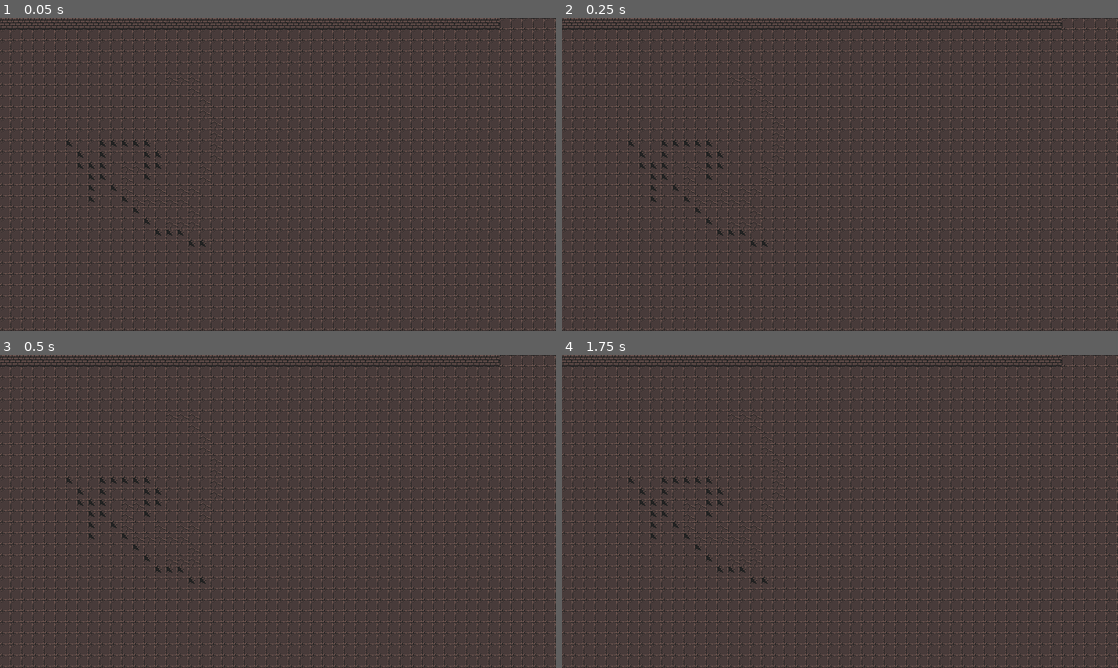
Above: before the commit, frames 1-4 (two rows, left to right).
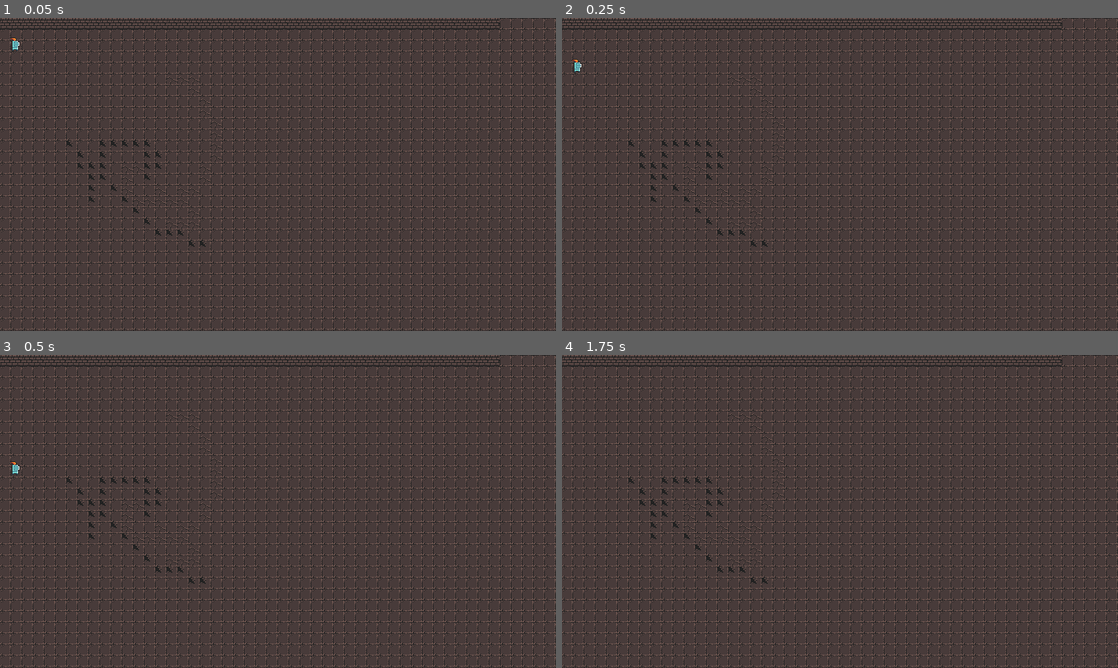
Above: after the commit, the same moments.

Repository: baieteala/simulare
Game: Godot game, scene res://Game.tscn
The game is run twice, just before and just after one commit, with the same random seed, the same clock (stepped at 60 frames per second) and the same inputs.
Inputs:
- Up to frame 1 (0.05 s): no input
- Up to frame 2 (0.25 s): no input
- Up to frame 3 (0.5 s): no input
- Up to frame 4 (1.75 s): tap Enter (ui_accept) at 0.5, 0.6, 0.77, 1.07, 1.25, 1.35, 1.52 s; hold Right (ui_right) from 0.53 s (still down)

The runs differ from the first frame. In frame 1, less than 0.1% of the frame differs, in the area x 1-4%, y 6-11%; in frame 2, less than 0.1%; in frame 3, less than 0.1%, in the area x 1-4%, y 34-39%; in frame 4, nothing differs.

Commit message:
first commit

Diff:
--- a/proiect-simulare/Game.tscn
+++ b/proiect-simulare/Game.tscn
@@ -1,6 +1,7 @@
-[gd_scene load_steps=11 format=3 uid="uid://d2a41nqkxmcw7"]
+[gd_scene load_steps=12 format=3 uid="uid://d2a41nqkxmcw7"]
 
 [ext_resource type="Texture2D" uid="uid://de7q2a2jktl6y" path="res://art/tiles_simulare/0x72_DungeonTilesetII_v1.7.png" id="1"]
+[ext_resource type="PackedScene" uid="uid://da3ystiu2x8d6" path="res://scenes/player.tscn" id="2_qb02i"]
 
 [sub_resource type="TileSetAtlasSource" id="TileSetAtlasSource_462ku"]
 texture = ExtResource("1")
@@ -199,3 +200,6 @@
 tile_set = SubResource("1")
 format = 2
 layer_0/tile_data = PackedInt32Array(0, 6, 0, 1, 6, 0, 2, 6, 0, 3, 6, 0, 4, 6, 0, 5, 6, 0, 6, 6, 0, 7, 6, 0, 8, 6, 0, 9 …(52227 unchanged characters)…
+
+[node name="Player" parent="." instance=ExtResource("2_qb02i")]
+position = Vector2(7, 11)
--- a/proiect-simulare/project.godot
+++ b/proiect-simulare/project.godot
@@ -27,6 +27,38 @@
 
 common/drop_mouse_on_gui_input_disabled=true
 
+[input]
+
+up={
+"deadzone": 0.5,
+"events": [Object(InputEventKey,"resource_local_to_scene":false,"resource_name":"","device":-1,"window_id":0,"alt_pressed":false,"shift_pressed":false,"ctrl_pressed":false,"meta_pressed":false,"pressed":false,"keycode":0,"physical_keycode":87,"key_label":0,"unicode":119,"echo":false,"script":null)
+, Object(InputEventKey,"resource_local_to_scene":false,"resource_name":"","device":-1,"window_id":0,"alt_pressed":false,"shift_pressed":false,"ctrl_pressed":false,"meta_pressed":false,"pressed":false,"keycode":0,"physical_keycode":4194320,"key_label":0,"unicode":0,"echo":false,"script":null)
+]
+}
+right={
+"deadzone": 0.5,
+"events": [Object(InputEventKey,"resource_local_to_scene":false,"resource_name":"","device":-1,"window_id":0,"alt_pressed":false,"shift_pressed":false,"ctrl_pressed":false,"meta_pressed":false,"pressed":false,"keycode":0,"physical_keycode":68,"key_label":0,"unicode":100,"echo":false,"script":null)
+, Object(InputEventKey,"resource_local_to_scene":false,"resource_name":"","device":-1,"window_id":0,"alt_pressed":false,"shift_pressed":false,"ctrl_pressed":false,"meta_pressed":false,"pressed":false,"keycode":0,"physical_keycode":4194321,"key_label":0,"unicode":0,"echo":false,"script":null)
+]
+}
+down={
+"deadzone": 0.5,
+"events": [Object(InputEventKey,"resource_local_to_scene":false,"resource_name":"","device":-1,"window_id":0,"alt_pressed":false,"shift_pressed":false,"ctrl_pressed":false,"meta_pressed":false,"pressed":false,"keycode":0,"physical_keycode":83,"key_label":0,"unicode":115,"echo":false,"script":null)
+, Object(InputEventKey,"resource_local_to_scene":false,"resource_name":"","device":-1,"window_id":0,"alt_pressed":false,"shift_pressed":false,"ctrl_pressed":false,"meta_pressed":false,"pressed":false,"keycode":0,"physical_keycode":4194322,"key_label":0,"unicode":0,"echo":false,"script":null)
+]
+}
+left={
+"deadzone": 0.5,
+"events": [Object(InputEventKey,"resource_local_to_scene":false,"resource_name":"","device":-1,"window_id":0,"alt_pressed":false,"shift_pressed":false,"ctrl_pressed":false,"meta_pressed":false,"pressed":false,"keycode":0,"physical_keycode":65,"key_label":0,"unicode":97,"echo":false,"script":null)
+, Object(InputEventKey,"resource_local_to_scene":false,"resource_name":"","device":-1,"window_id":0,"alt_pressed":false,"shift_pressed":false,"ctrl_pressed":false,"meta_pressed":false,"pressed":false,"keycode":0,"physical_keycode":4194319,"key_label":0,"unicode":0,"echo":false,"script":null)
+]
+}
+click={
+"deadzone": 0.5,
+"events": [Object(InputEventMouseButton,"resource_local_to_scene":false,"resource_name":"","device":-1,"window_id":0,"alt_pressed":false,"shift_pressed":false,"ctrl_pressed":false,"meta_pressed":false,"button_mask":0,"position":Vector2(0, 0),"global_position":Vector2(0, 0),"factor":1.0,"button_index":1,"canceled":false,"pressed":false,"double_click":false,"script":null)
+]
+}
+
 [physics]
 
 common/enable_pause_aware_picking=true
--- /dev/null
+++ b/proiect-simulare/scenes/player.gd
@@ -0,0 +1,28 @@
+extends CharacterBody2D
+
+
+const SPEED = 300.0
+const JUMP_VELOCITY = -400.0
+
+# Get the gravity from the project settings to be synced with RigidBody nodes.
+var gravity = ProjectSettings.get_setting("physics/2d/default_gravity")
+
+
+func _physics_process(delta):
+	# Add the gravity.
+	if not is_on_floor():
+		velocity.y += gravity * delta
+
+	# Handle jump.
+	if Input.is_action_just_pressed("ui_accept") and is_on_floor():
+		velocity.y = JUMP_VELOCITY
+
+	# Get the input direction and handle the movement/deceleration.
+	# As good practice, you should replace UI actions with custom gameplay actions.
+	var direction = Input.get_axis("ui_left", "ui_right")
+	if direction:
+		velocity.x = direction * SPEED
+	else:
+		velocity.x = move_toward(velocity.x, 0, SPEED)
+
+	move_and_slide()
--- /dev/null
+++ b/proiect-simulare/scenes/player.tscn
@@ -0,0 +1,20 @@
+[gd_scene load_steps=4 format=3 uid="uid://da3ystiu2x8d6"]
+
+[ext_resource type="Texture2D" uid="uid://dcpfri4mxn5uy" path="res://art/tiles_simulare/frames/knight_m_idle_anim_f0.png" id="1_7khp2"]
+[ext_resource type="Script" path="res://scenes/player.gd" id="1_33xk4"]
+
+[sub_resource type="CapsuleShape2D" id="CapsuleShape2D_7qn1i"]
+radius = 7.0
+height = 20.0
+
+[node name="Player" type="CharacterBody2D"]
+script = ExtResource("1_33xk4")
+
+[node name="Sprite2D" type="Sprite2D" parent="."]
+texture_filter = 1
+position = Vector2(15, 21)
+texture = ExtResource("1_7khp2")
+
+[node name="CollisionShape2D" type="CollisionShape2D" parent="."]
+position = Vector2(15, 26)
+shape = SubResource("CapsuleShape2D_7qn1i")
